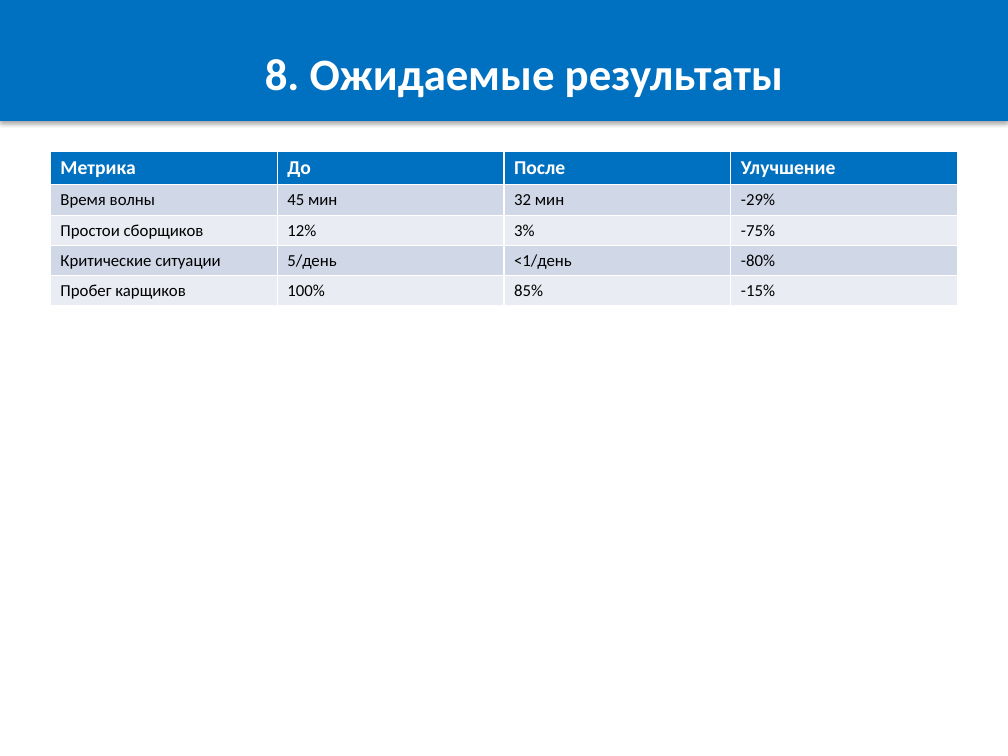
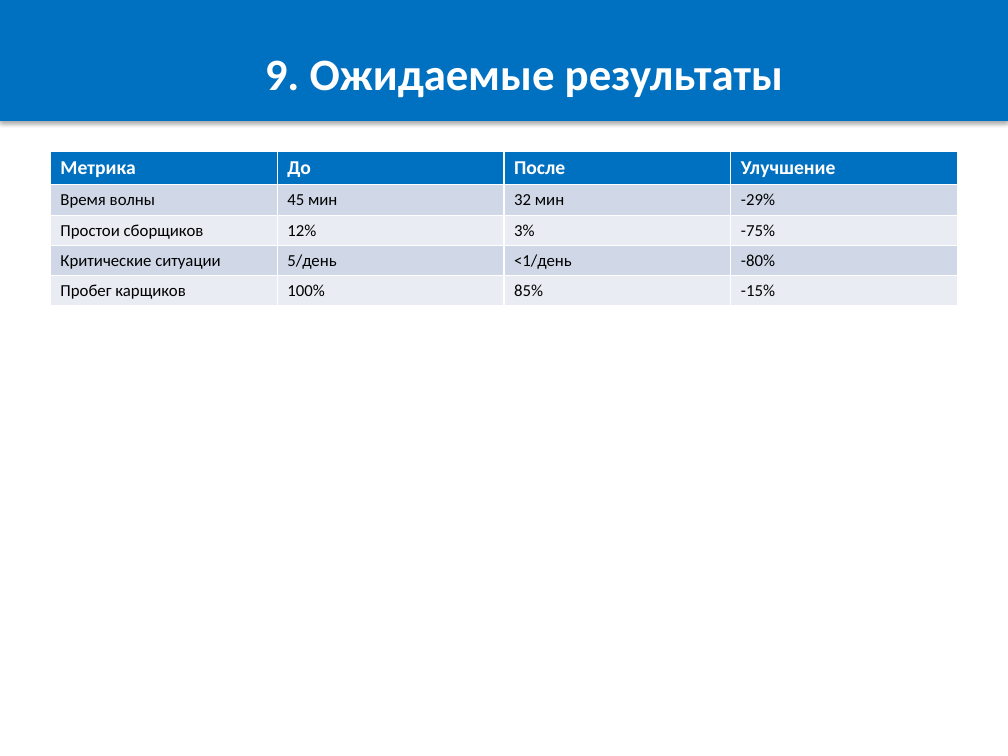
Before and after one commit to OnicaIon/WMSOpti, a slide deck: slide 10 of docs/WMS_Buffer_Optimization.pptx (slide 9 before the commit). Drawn at 1008x756 pixels with LibreOffice and Linux fonts; fonts in the diff are those of the drawing. Boxes give left, top, right and bottom in pixels: in the first picture for what was removed or moved away, otherwise in the second. Text is boxed around its words. In the diff, an @@ line names an element or a change of style, - is before the commit and + after.

```diff
--- a/docs/WMS_Buffer_Optimization.pptx
+++ b/docs/WMS_Buffer_Optimization.pptx
@@ text in rectangle at (265, 60, 783, 98): text changed @@
-8. Ожидаемые результаты
+9. Ожидаемые результаты
```
Also in this commit, not shown: 5 other slides changed, 1 slide added, 2 other files.
